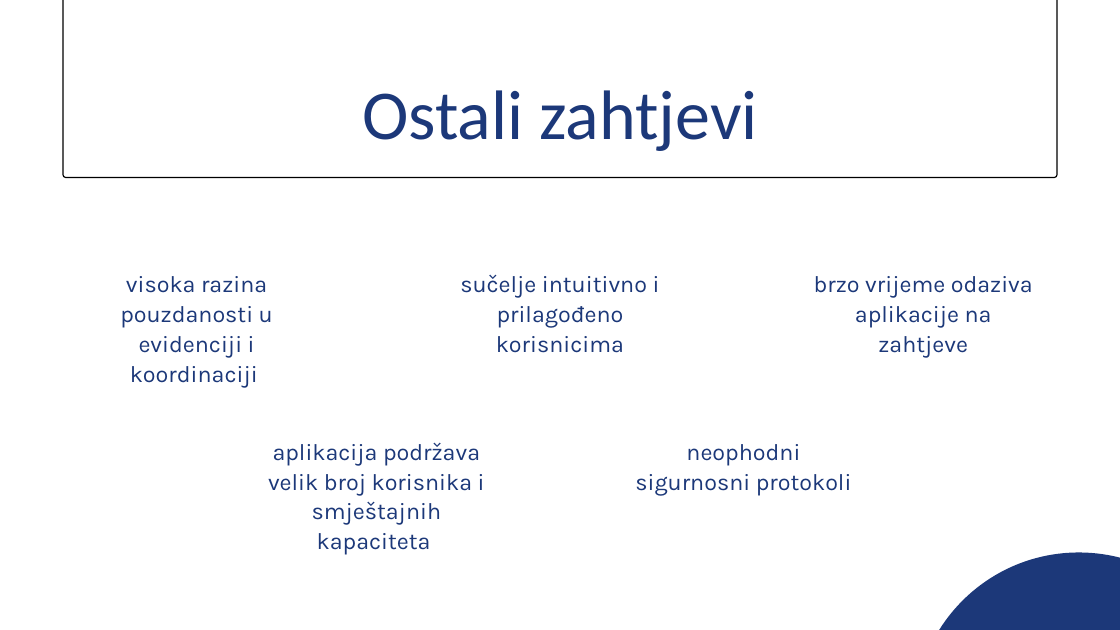
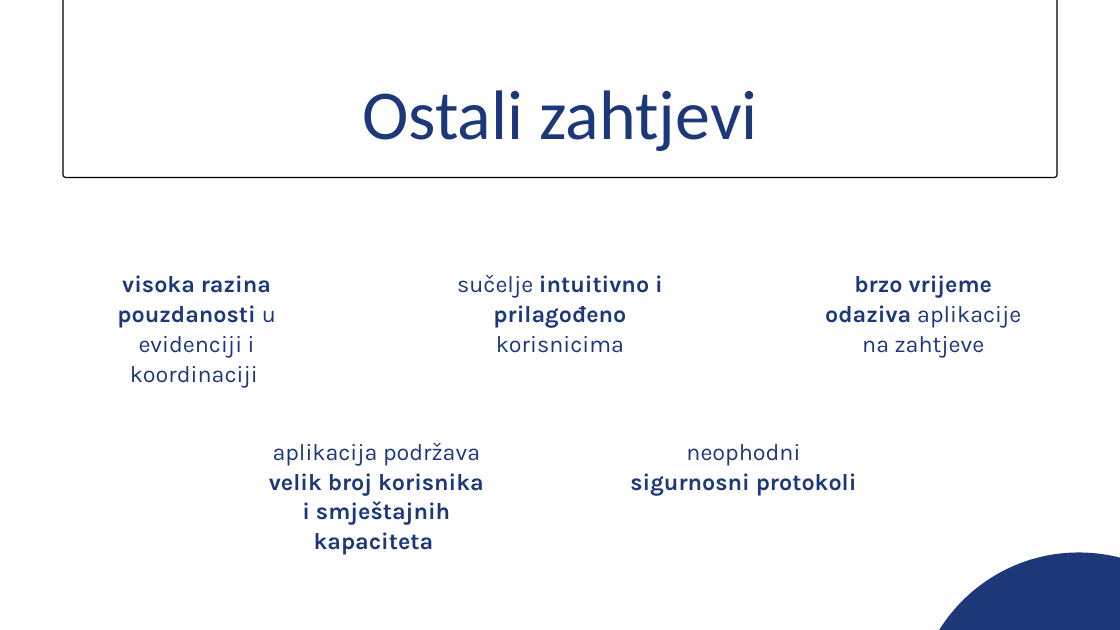
Before and after one commit to tintilinici/DentAll, a slide deck: slide 9 of Prezentacija.pptx. Drawn at 1120x630 pixels with LibreOffice and Linux fonts; fonts in the diff are those of the drawing; background and template pictures are left out. Boxes give left, top, right and bottom in pixels: in the first picture for what was removed or moved away, otherwise in the second. Text is boxed around its words. In the diff, an @@ line names an element or a change of style, - is before the commit and + after.

```diff
--- a/Prezentacija.pptx
+++ b/Prezentacija.pptx
@@ text "visoka razina pouzdanosti u evidenciji ..." at [117,275,276,387]: bold on in "visoka razina pouzdanosti" @@
@@ text "sučelje intuitivno i prilagođeno korisnicima" at [457,275,663,353]: bold on in "intuitivno i prilagođeno" @@
@@ text "brzo vrijeme odaziva aplikacije na ..." at [825,275,1021,357]: bold on in "brzo vrijeme odaziva" @@
@@ text "aplikacija podržava velik broj korisnika ..." at [269,443,484,555]: bold on in "velik broj korisnika i smještajnih kapaciteta" @@
@@ text "neophodni sigurnosni protokoli" at [630,444,857,495]: bold on in "sigurnosni protokoli" @@
```
Also in this commit, not shown: 10 other slides changed.
